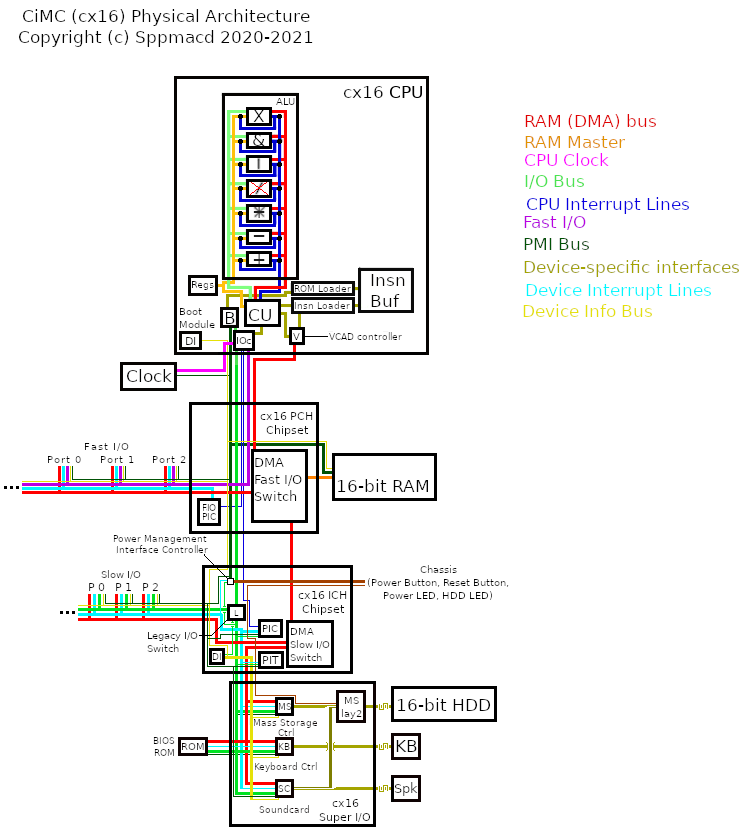
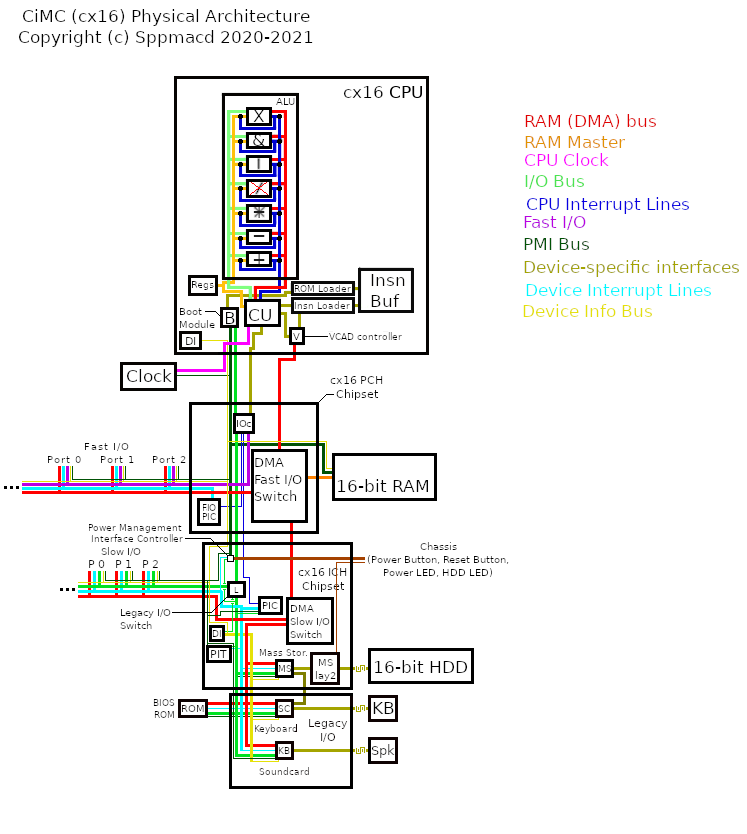
Before/after of a 747 x 834 layered artwork. What changed in the layer stack:
painted on "Background" over [60, 307, 509, 827]
